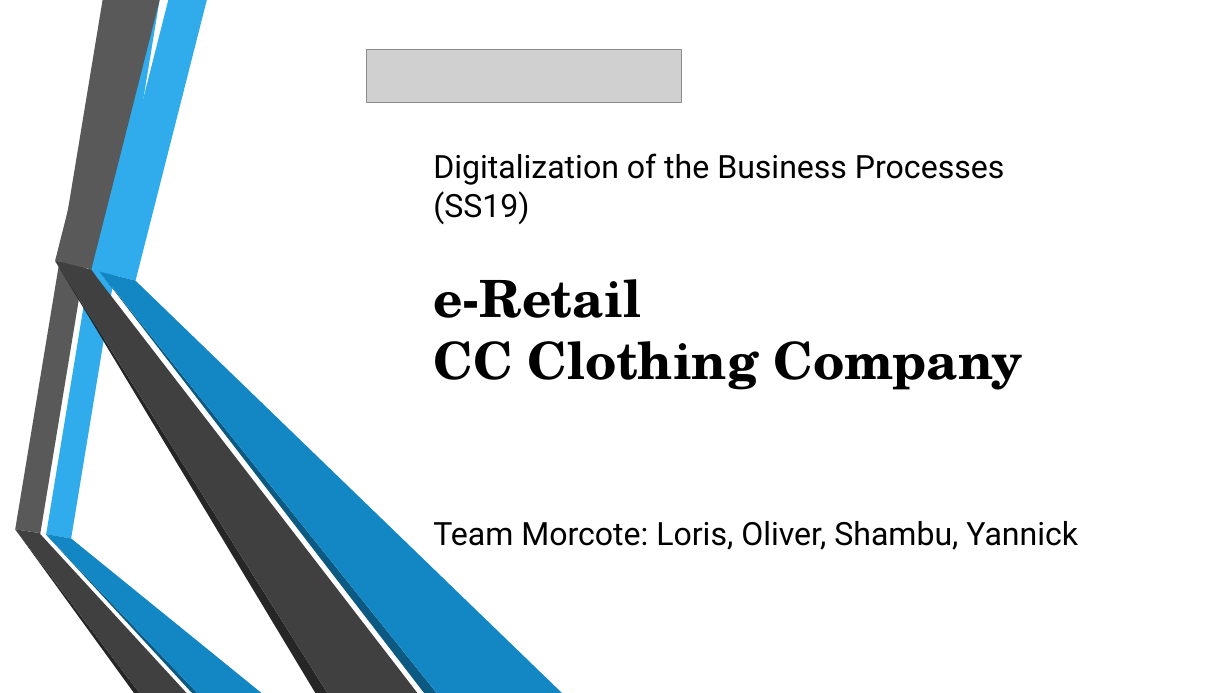
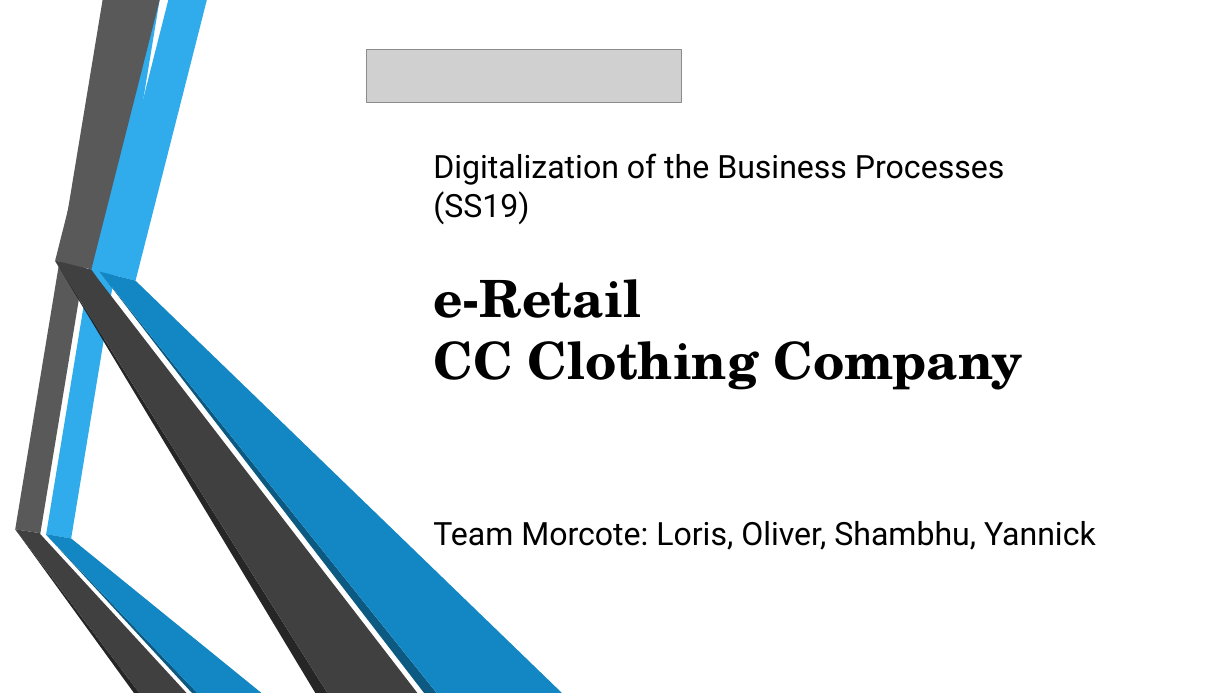
Before and after one commit to DigiBP/digibp-morcote, a slide deck: slide 1 of DBP_Morcote_CC_ClothingCompany.pptx. Drawn at 1232x693 pixels with LibreOffice and Linux fonts; fonts in the diff are those of the drawing; grey boxes stand for pictures. Boxes give left, top, right and bottom in pixels: in the first picture for what was removed or moved away, otherwise in the second. Text is boxed around its words. In the diff, an @@ line names an element or a change of style, - is before the commit and + after.

Commit message:
fixed spelling errors

```diff
--- a/DBP_Morcote_CC_ClothingCompany.pptx
+++ b/DBP_Morcote_CC_ClothingCompany.pptx
@@ title at bbox=[433, 153, 1096, 550]: text changed @@
-Digitalization of the Business Processes (SS19)
-e-Retail
-CC Clothing Company
-Team Morcote: Loris, Oliver, Shambu, Yannick
+Digitalization of the Business Processes (SS19)
+e-Retail
+CC Clothing Company
+Team Morcote: Loris, Oliver, Shambhu, Yannick
```
Also in this commit, not shown: 4 other slides changed, 1 slide added.
